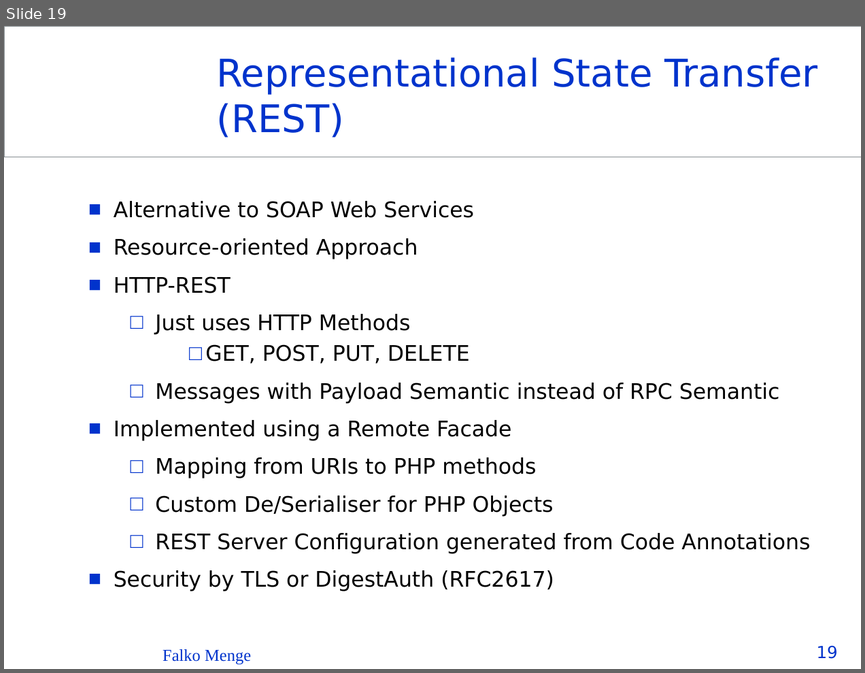
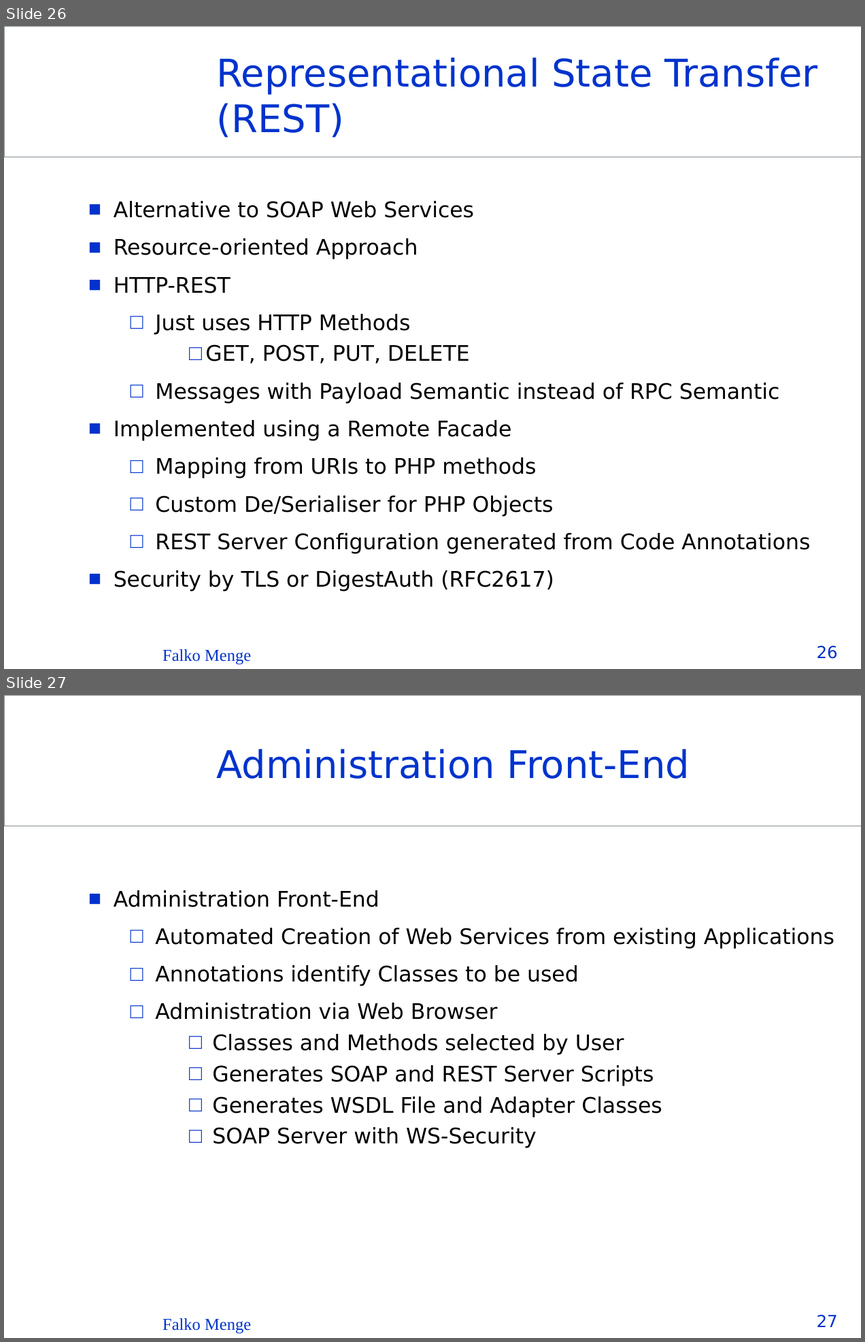
Before and after one commit to Seb35/InstantSVC, a slide deck: doc/presentations/InstantSVC - The PHP Web Service Builder.ppt. Shown one above the other, each under a label of ours: slide 19 before the commit, slides 26 and 27 after it. The pictures are 865x673 and 865x1342 pixels, drawn with LibreOffice and Linux fonts; fonts in the diff are those of the drawing; background and template pictures are left out. Boxes give left, top, right and bottom in pixels: in the first picture for what was removed or moved away, otherwise in the second. Text is boxed around its words. In the diff, an @@ line names an element or a change of style, - is before the commit and + after.

```diff
--- a/doc/presentations/InstantSVC - The PHP Web Service Builder.ppt
+++ b/doc/presentations/InstantSVC - The PHP Web Service Builder.ppt
@@ slide 27 added at [4,695,861,1338], background #FFFFFF; not listed: 1 template element that a slide beside it also shows @@
@@ title added at [217,749,689,779], 32 pt, text #0033CC @@
+Administration Front-End
@@ text added at [113,890,834,1148], 18 pt, text #000000 @@
+  ■ Administration Front-End
+    □ Automated Creation of Web Services from existing Applications
+    □ Annotations identify Classes to be used
+    □ Administration via Web Browser
+      □ Classes and Methods selected by User
+      □ Generates SOAP and REST Server Scripts
+      □ Generates WSDL File and Adapter Classes
+      □ SOAP Server with WS-Security
@@ text added at [162,1318,251,1334], 14 pt, text #0033CC @@
+Falko Menge
@@ page number added at [817,1314,838,1327], 14 pt, text #0033CC @@
+27
@@ what was slide 19 is now slide 26 @@
@@ page number at [817,645,838,658]: text changed @@
-19
+26
```
Also in this commit, not shown: 22 slides changed, 7 other slides added.
